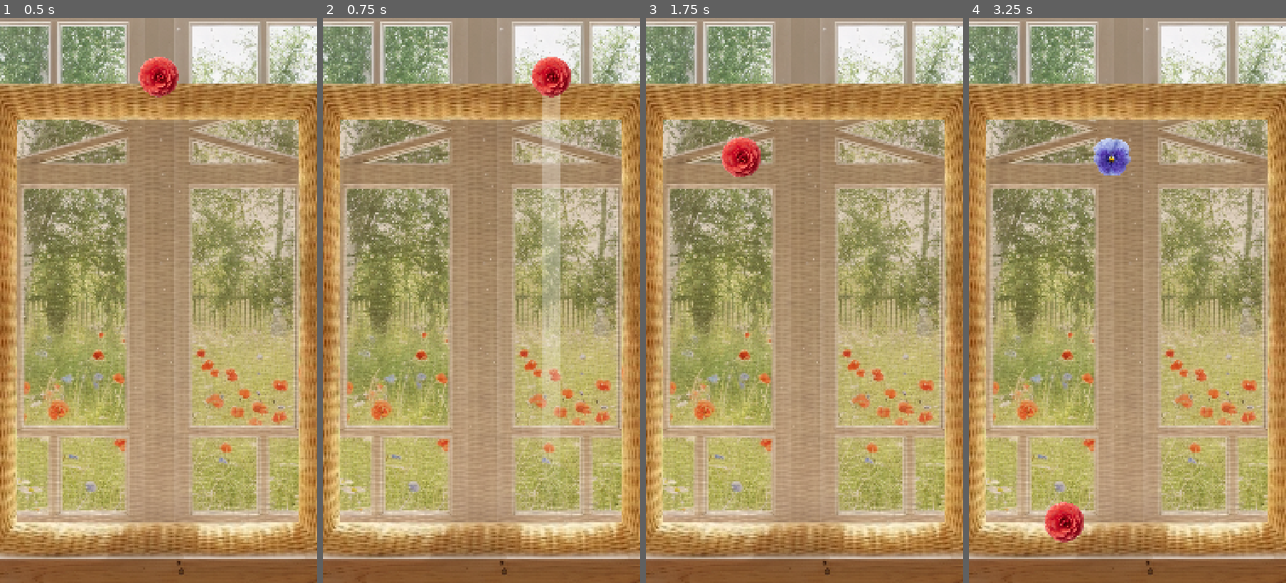
Above: before the commit, frames 1-4 (left to right).
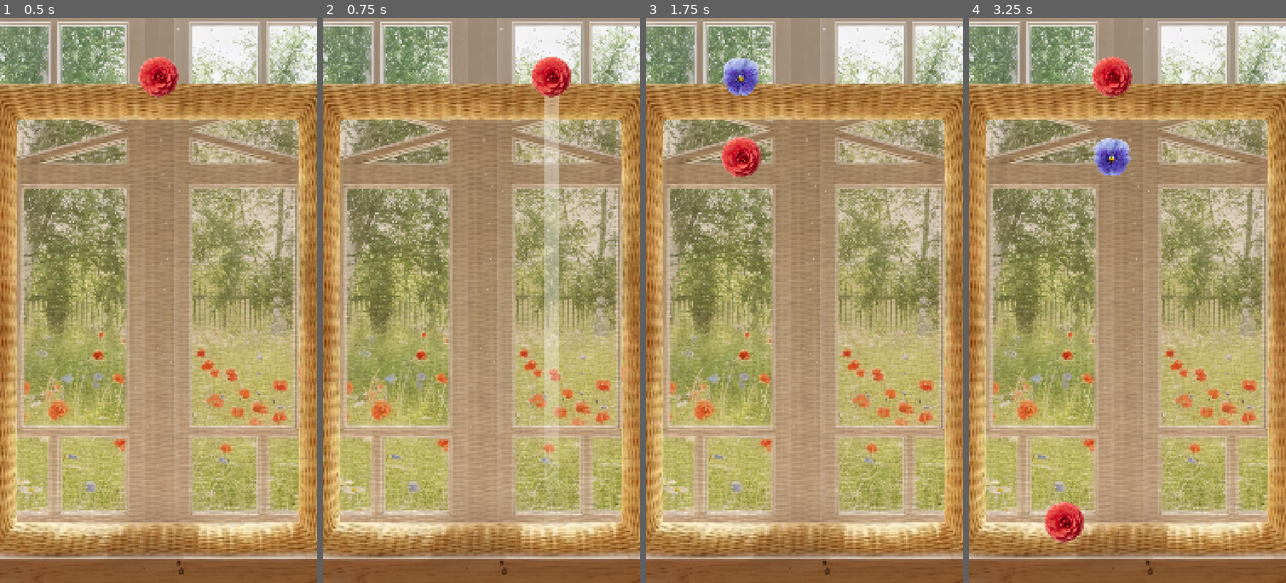
Above: after the commit, the same moments.

Repository: justkuzan/SuikaGame
Game: Godot game, scene res://Core/Game/Game.tscn
The game is run twice, just before and just after one commit, with the same random seed, the same clock (stepped at 60 frames per second) and the same inputs.
Inputs (mouse positions are in pixels of both pictures, inside the frame that each line leads up to):
- Up to frame 1 (0.5 s): no input
- Up to frame 2 (0.75 s): tap Enter at 0.5 s; move the mouse to (551, 272) at 0.52 s; press the mouse at (551, 272) at 0.53 s
- Up to frame 3 (1.75 s): tap Space at 1.25 s; move the mouse to (741, 328) at 1.27 s; release the mouse at (741, 328) at 1.28 s; click (741, 328) at 1.35 s
- Up to frame 4 (3.25 s): move the mouse to (1159, 176) at 2.02 s; press the mouse at (1159, 176) at 2.03 s; tap L at 2.1 s; tap Enter at 2.75 s; move the mouse to (1111, 413) at 2.77 s; release the mouse at (1111, 413) at 2.78 s; click (1111, 413) at 2.85 s

Frame 1 is identical in both runs. In frame 2, 0.6% of the frame differs, in the area x 69-75%, y 13-73%; in frame 3, 0.6%; in frame 4, 0.7%, in the area x 38-52%, y 6-15%.

Commit message:
Guide_stripe fix

Diff:
--- a/Core/Spawner/Spawner.gd
+++ b/Core/Spawner/Spawner.gd
@@ -7,7 +7,6 @@
 const POS_LIM_MIN: Vector2 = Vector2(110.0, 200.0)
 const POS_LIM_MAX: Vector2 = Vector2(970.0, 200.0)
 
-@export var flower_data: FlowerData
 @export var flower_pool: Array[FlowerData] = []
 
 var flower: Flower = null
@@ -25,11 +24,12 @@
 
 
 func _unhandled_input(event: InputEvent) -> void:
-	if flower and event.is_action_pressed("drop"):
-		guide_stripe_visibility_on()
-	if flower and event.is_action_released("drop"):
-		drop_flower()
-		guide_stripe_visibility_off()
+	if flower:
+		if event.is_action_pressed("drop"):
+			guide_stripe_visibility_on()
+		elif event.is_action_released("drop"):
+			drop_flower()
+			guide_stripe_visibility_off()
 
 
 func update_position() -> void:
--- a/Core/Spawner/Spawner.tscn
+++ b/Core/Spawner/Spawner.tscn
@@ -7,28 +7,66 @@
 [ext_resource type="Resource" uid="uid://sk5wxi5lwv25" path="res://Resources/Flowers/Flower_lvl_3.tres" id="5_60x31"]
 [ext_resource type="Resource" uid="uid://dy00busap6wjy" path="res://Resources/Flowers/Flower_lvl_4.tres" id="6_6l7u3"]
 [ext_resource type="Resource" uid="uid://oblfcyuykp6w" path="res://Resources/Flowers/Flower_lvl_5.tres" id="7_gicmt"]
+[ext_resource type="Texture2D" uid="uid://cdr2bo2vomsc4" path="res://Assets/Sprites/TestObjects/leaves.png" id="8_w6knh"]
 
 [sub_resource type="Gradient" id="Gradient_xgoj3"]
 offsets = PackedFloat32Array(0.55421686, 1)
-colors = PackedColorArray(1, 1, 1, 0.3, 1, 1, 1, 0)
+colors = PackedColorArray(1, 1, 1, 0.35000002, 1, 1, 1, 0.05)
 
 [sub_resource type="GradientTexture2D" id="GradientTexture2D_w6knh"]
 gradient = SubResource("Gradient_xgoj3")
 fill_from = Vector2(0.5, 0)
 fill_to = Vector2(0.5, 1)
 
+[sub_resource type="CanvasItemMaterial" id="CanvasItemMaterial_60x31"]
+particles_animation = true
+particles_anim_h_frames = 7
+particles_anim_v_frames = 1
+particles_anim_loop = false
+
+[sub_resource type="Gradient" id="Gradient_6l7u3"]
+offsets = PackedFloat32Array(0, 0.23943663, 0.51760566, 0.806338, 1)
+colors = PackedColorArray(1, 1, 1, 0, 1, 1, 1, 1, 1, 1, 1, 1, 1, 1, 1, 1, 1, 1, 1, 0)
+
+[sub_resource type="GradientTexture1D" id="GradientTexture1D_utgtk"]
+gradient = SubResource("Gradient_6l7u3")
+
+[sub_resource type="ParticleProcessMaterial" id="ParticleProcessMaterial_gicmt"]
+particle_flag_disable_z = true
+emission_shape_scale = Vector3(0, 0, 0)
+direction = Vector3(0, 0, 0)
+spread = 180.0
+initial_velocity_max = 500.0
+angular_velocity_min = 19.999983
+angular_velocity_max = 199.99998
+gravity = Vector3(0, 0, 0)
+scale_min = 0.75
+scale_max = 0.9
+color_ramp = SubResource("GradientTexture1D_utgtk")
+anim_offset_max = 1.0
+
 [node name="Spawner" type="Node2D" unique_id=967311033]
 script = ExtResource("1_4riai")
 flower_pool = Array[ExtResource("3_xgoj3")]([ExtResource("4_w6knh"), ExtResource("2_xbuyw"), ExtResource("5_60x31"), ExtResource("6_6l7u3"), ExtResource("7_gicmt")])
 
 [node name="SpawnTimer" type="Timer" parent="." unique_id=74045991]
-wait_time = 0.65
+wait_time = 0.3
 one_shot = true
 
 [node name="GuideStripe" type="Sprite2D" parent="." unique_id=1527332510]
 visible = false
 position = Vector2(0, 791)
-scale = Vector2(1, 24.125)
+scale = Vector2(0.8, 24)
 texture = SubResource("GradientTexture2D_w6knh")
 
+[node name="GPUParticles2D" type="GPUParticles2D" parent="." unique_id=1658986270]
+visible = false
+material = SubResource("CanvasItemMaterial_60x31")
+position = Vector2(300, 664)
+emitting = false
+texture = ExtResource("8_w6knh")
+lifetime = 0.5
+one_shot = true
+process_material = SubResource("ParticleProcessMaterial_gicmt")
+
 [connection signal="timeout" from="SpawnTimer" to="." method="_on_spawn_timer_timeout"]
Binary file added: Assets/Sprites/TestObjects/leaves.png
Not shown, added: Assets/Sprites/TestObjects/leaves.png.import
Not shown, changed: _Builds/YandexWeb/build.zip
Not shown, changed: _Builds/YandexWeb/index.html
Not shown, changed: _Builds/YandexWeb/index.pck
